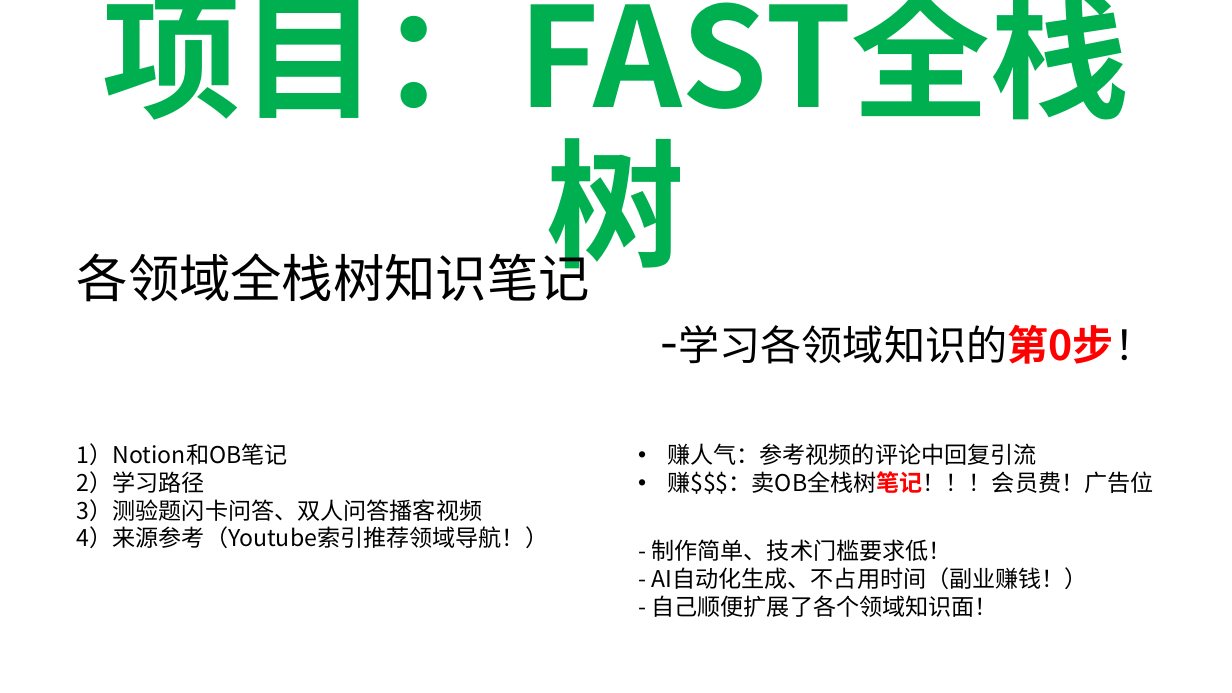
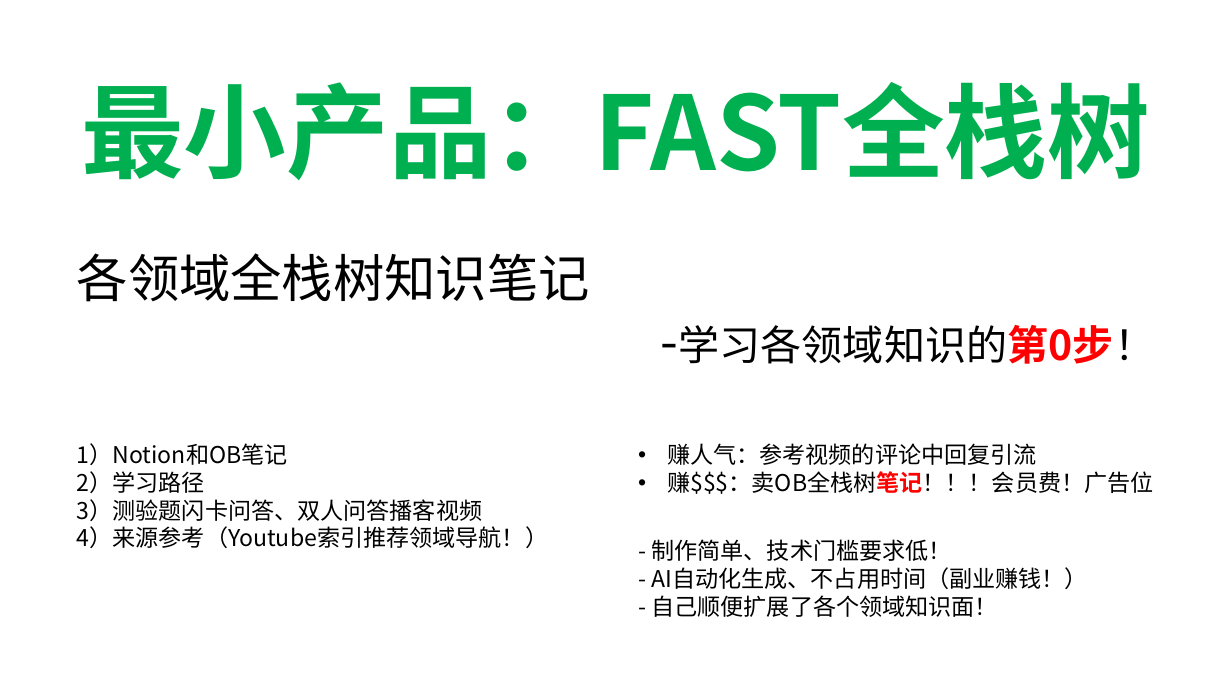
Before and after one commit to aistudybar/ob-OnePersonCompany, a slide deck: slide 14 of _attachment/一人公司（OPC）.pptx. Drawn at 1232x693 pixels with LibreOffice and Linux fonts; fonts in the diff are those of the drawing. Boxes give left, top, right and bottom in pixels: in the first picture for what was removed or moved away, otherwise in the second. Text is boxed around its words. In the diff, an @@ line names an element or a change of style, - is before the commit and + after.

Commit message:
20260202

```diff
--- a/_attachment/一人公司（OPC）.pptx
+++ b/_attachment/一人公司（OPC）.pptx
@@ title at [81, 82, 1150, 180]: text changed; size 108 to 80 pt @@
-项目：FAST全栈树
+最小产品：FAST全栈树
```
Also in this commit, not shown: 6 slides added, 1 slide removed.
